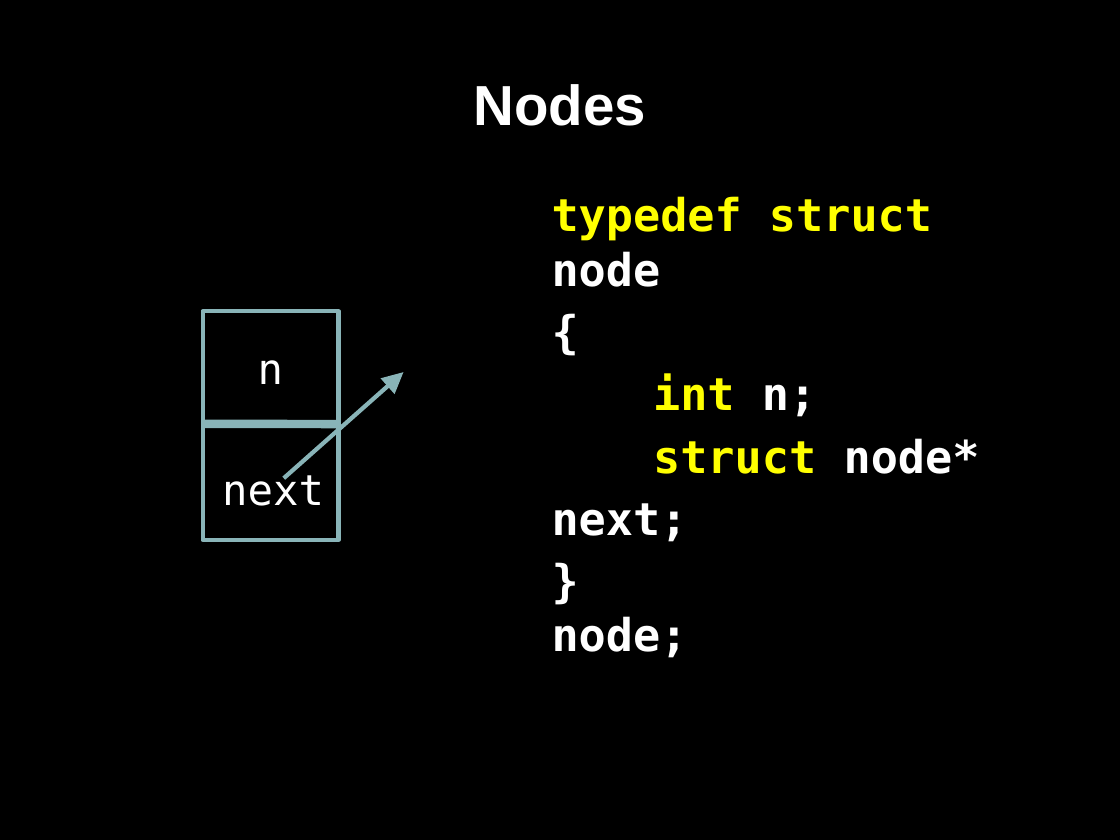
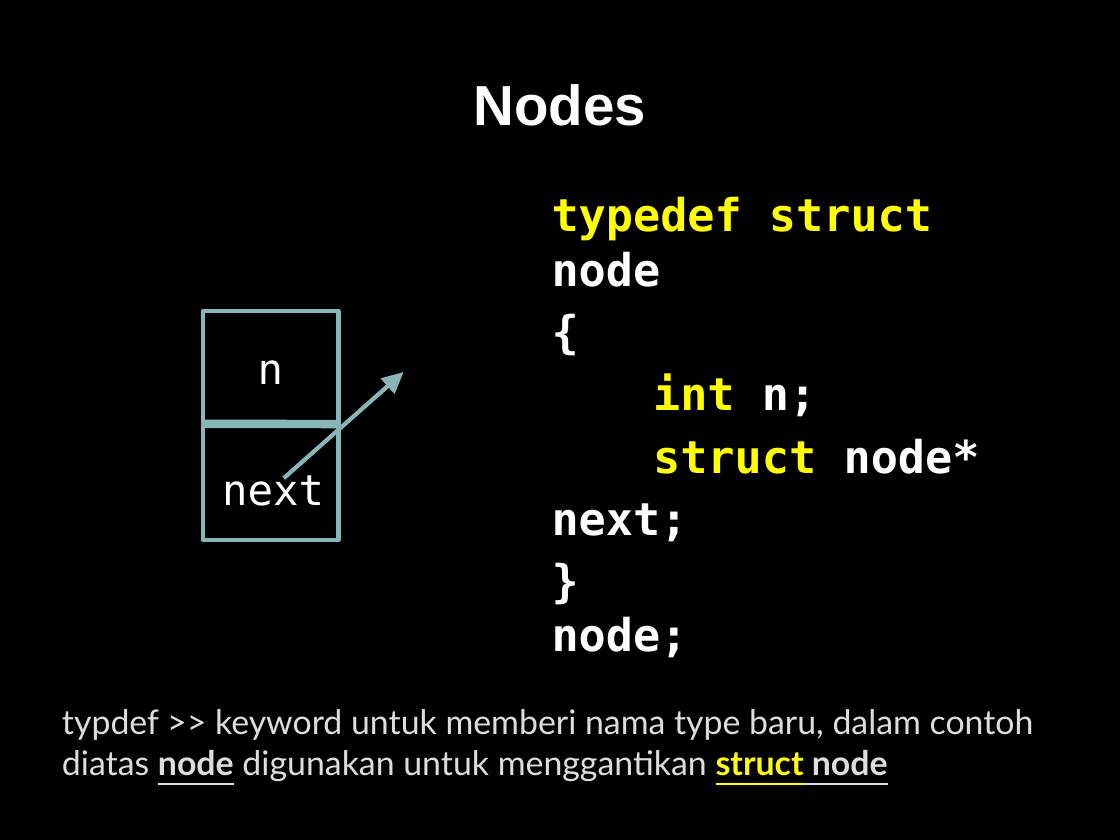
Before and after one commit to bagustris/prokom-tf, a slide deck: slide 7 of slide/prokom7.odp. Drawn at 1120x840 pixels with LibreOffice and Linux fonts; fonts in the diff are those of the drawing. Boxes give left, top, right and bottom in pixels: in the first picture for what was removed or moved away, otherwise in the second. Text is boxed around its words. In the diff, an @@ line names an element or a change of style, - is before the commit and + after.

```diff
--- a/slide/prokom7.odp
+++ b/slide/prokom7.odp
@@ text added at (62, 709, 1034, 781), 24 pt, text #DDDDDD @@
+typdef >> keyword untuk memberi nama type baru, dalam contoh diatas node digunakan untuk menggantikan struct node
```
Also in this commit, not shown: 3 other slides changed, 4 other files.
